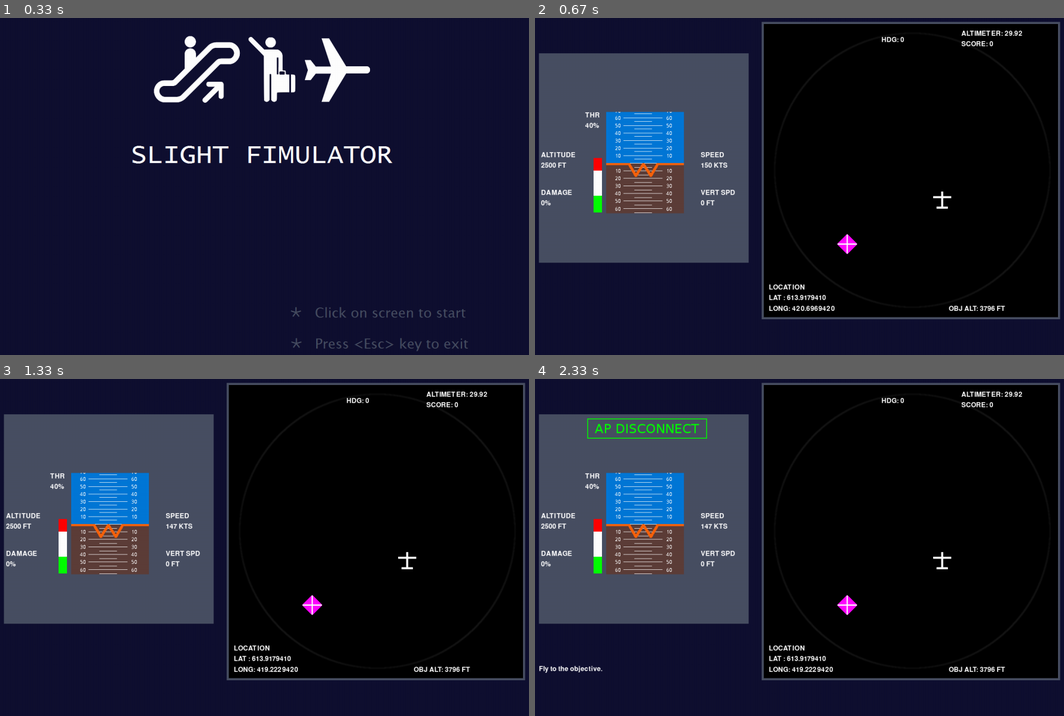
Above: before the commit, frames 1-4 (two rows, left to right).
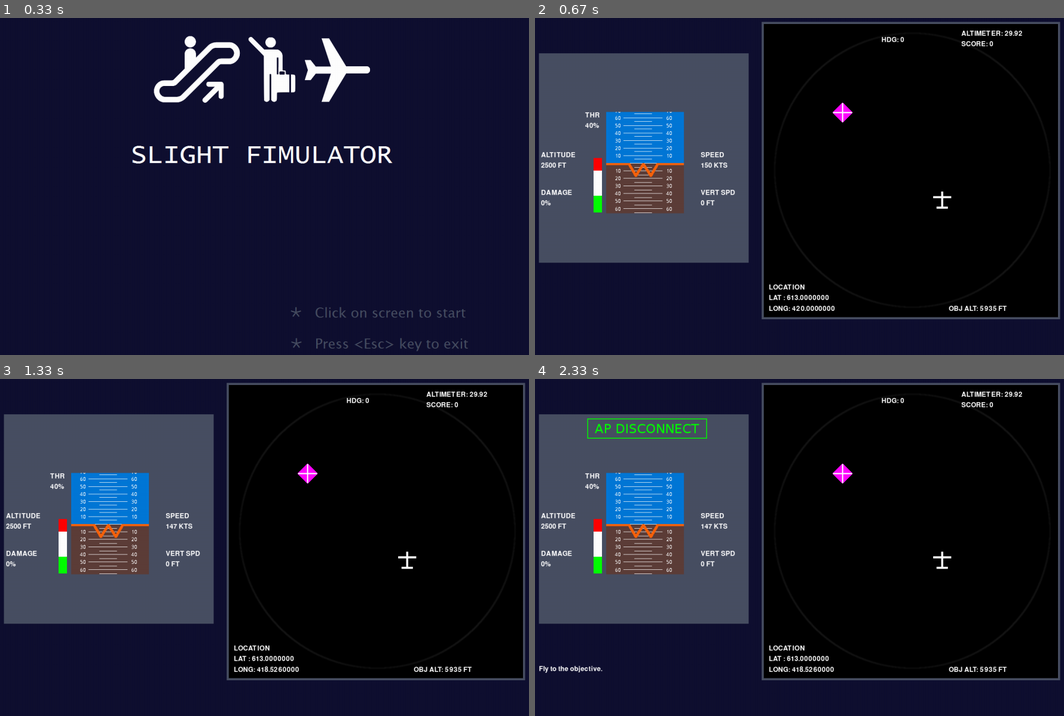
Above: after the commit, the same moments.

Repository: haofoss/slight-fimulator
Game: pygame game, started from __main__.py
The game is run twice, just before and just after one commit, with the same random seed, the same clock (stepped at 60 frames per second) and the same inputs. The source is Python 2; it was converted automatically to run under Python 3.
Inputs (mouse positions are in pixels of both pictures, inside the frame that each line leads up to):
- Up to frame 1 (0.33 s): no input
- Up to frame 2 (0.67 s): click (799, 206) at 0.38 s
- Up to frame 3 (1.33 s): click (132, 574) at 0.72 s
- Up to frame 4 (2.33 s): hold Up from 2 s (still down)

Frame 1 is identical in both runs. In frame 2, 0.4% of the frame differs, in the area x 50-90%, y 25-87%; in frame 3, 0.5%, in the area x 49-90%, y 25-87%; in frame 4, 0.5%.

Commit message:
Update __main__.py

Diff:
--- a/__main__.py
+++ b/__main__.py
@@ -6,4 +6,4 @@
 (as in, "python slight-fimulator-master")
 """
 
-import __init__
+import main
